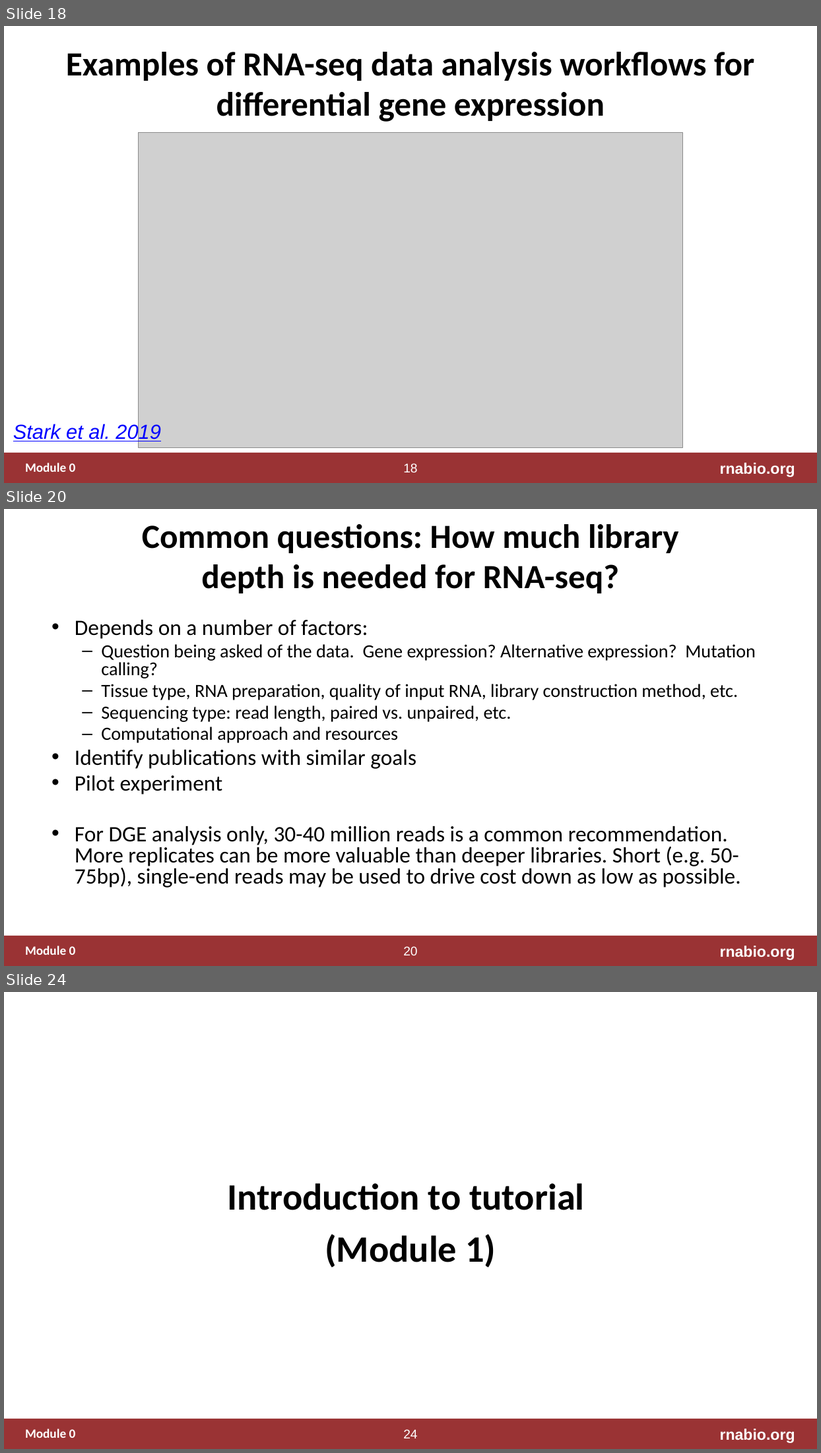
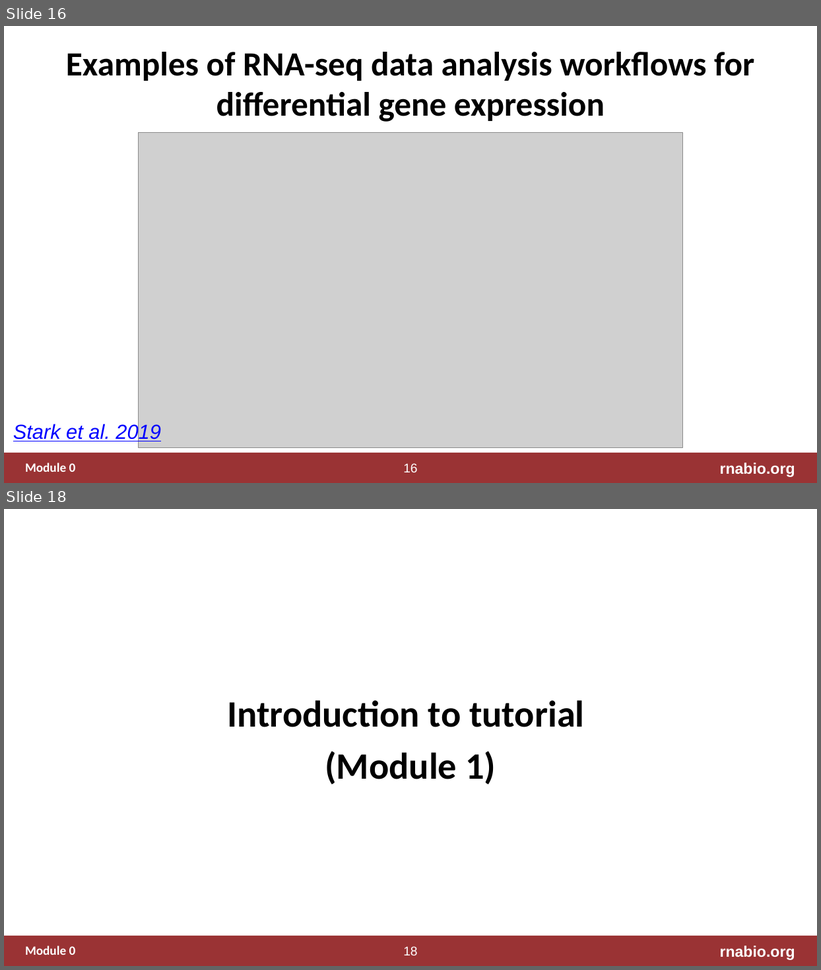
Before and after one commit to griffithlab/rnabio.org, a slide deck: assets/lectures/cshl/2020/full/RNASeq_Module0_IntrotoRNA.pptx. Shown one above the other, each under a label of ours: slides 18, 20 and 24 before the commit, slides 16 and 18 after it; the slides between them are not shown. The pictures are 821x1453 and 821x970 pixels, drawn with LibreOffice and Linux fonts; fonts in the diff are those of the drawing; grey boxes stand for pictures. Boxes give left, top, right and bottom in pixels: in the first picture for what was removed or moved away, otherwise in the second. Text is boxed around its words. In the diff, an @@ line names an element or a change of style, - is before the commit and + after.

Commit message:
shorten intro rna-seq lecture

```diff
--- a/assets/lectures/cshl/2020/full/RNASeq_Module0_IntrotoRNA.pptx
+++ b/assets/lectures/cshl/2020/full/RNASeq_Module0_IntrotoRNA.pptx
@@ slide 20 removed at (4,509,817,966), background #FFFFFF; not listed: 4 template elements that a slide beside it also shows @@
@@ title removed at (142,524,679,593) @@
-Common questions: How much library depth is needed for RNA-seq?
@@ text removed at (75,620,756,888) @@
-• Depends on a number of factors:
-  – Question being asked of the data. Gene expression? Alternative expression? Mutation calling?
-  – Tissue type, RNA preparation, quality of input RNA, library construction method, etc.
-  – Sequencing type: read length, paired vs. unpaired, etc.
-  – Computational approach and resources
-• Identify publications with similar goals
-• Pilot experiment
-• For DGE analysis only, 30-40 million reads is a common recommendation. More replicates can be more valuable than deeper libraries. Short (e.g. 50-75bp), single-end reads may be used to drive cost down as low as possible.
@@ what was slide 18 is now slide 16 @@
@@ page number at (403,464,417,473): text changed @@
-18
+16
@@ what was slide 24 is now slide 18 @@
@@ page number at (403,947,417,956): text changed @@
-24
+18
```
Also in this commit, not shown: 1 slide changed, 6 other slides removed, 1 other file.
